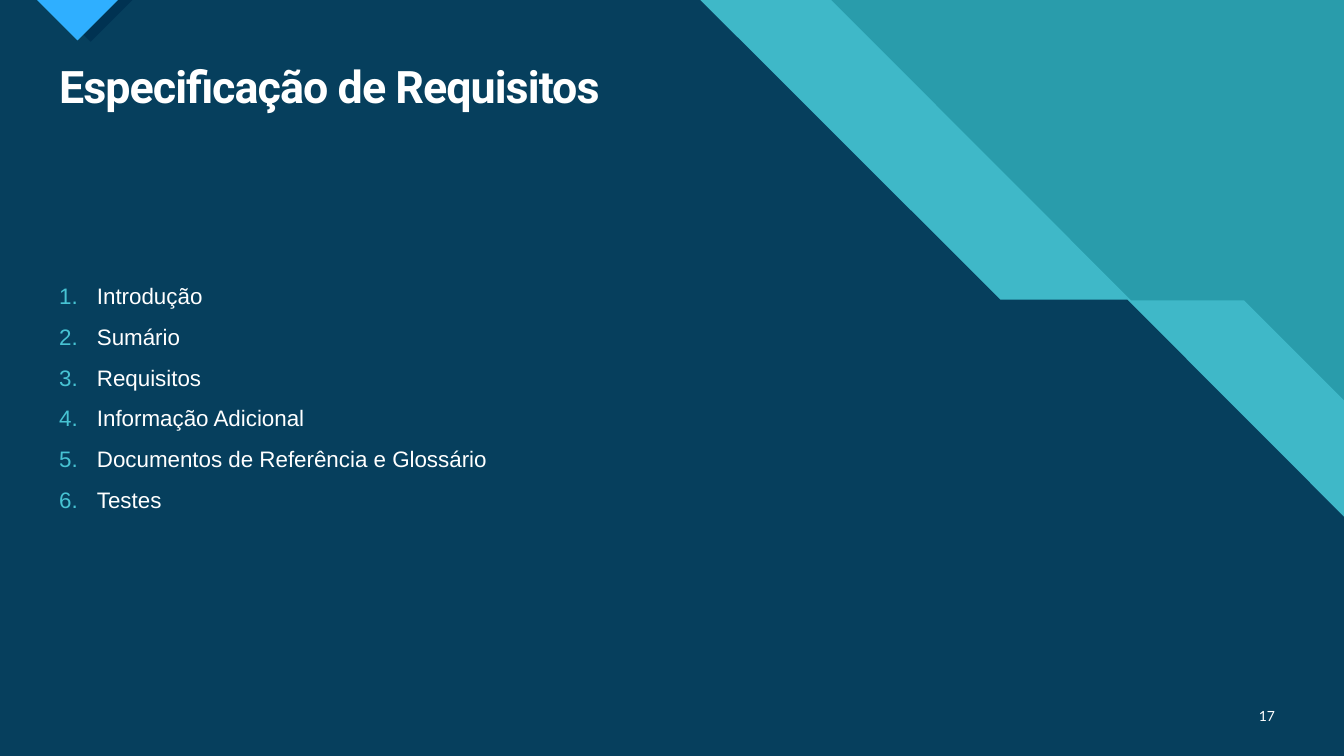
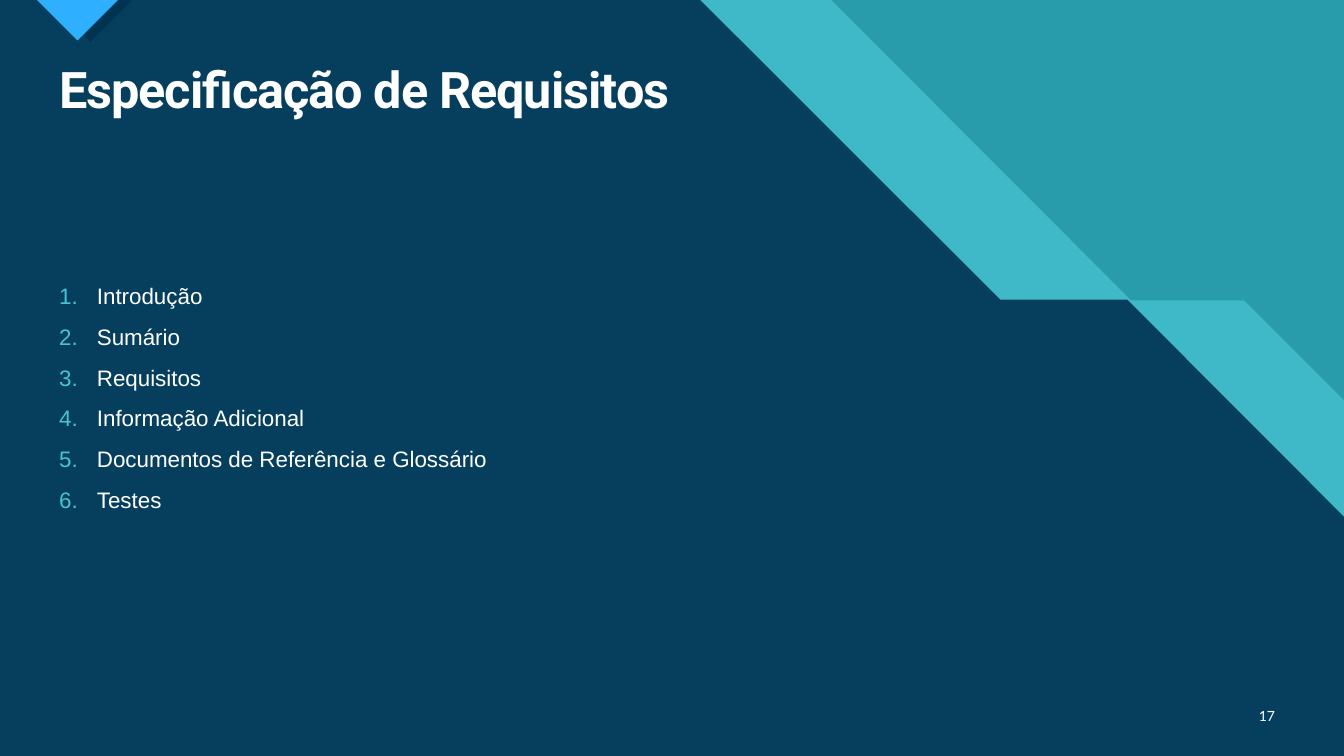
Before and after one commit to pedrocarrega/tese_mestrado_21-22, a slide deck: slide 17 of relatorio_preliminar/presentation.pptx. Drawn at 1344x756 pixels with LibreOffice and Linux fonts; fonts in the diff are those of the drawing. Boxes give left, top, right and bottom in pixels: in the first picture for what was removed or moved away, otherwise in the second. Text is boxed around its words. In the diff, an @@ line names an element or a change of style, - is before the commit and + after.

```diff
--- a/relatorio_preliminar/presentation.pptx
+++ b/relatorio_preliminar/presentation.pptx
@@ title "Especificação de Requisitos" at (x1=59, y1=69, x2=670, y2=120): size 32 to 36 pt @@
```
Also in this commit, not shown: 6 other slides changed, 2 slides added, 2 slides removed.
